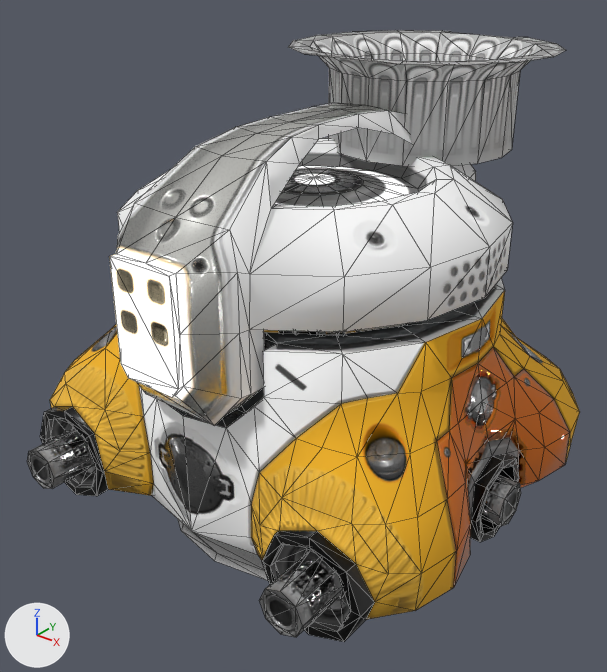
A saved change to the glTF model startup/pkg/vaststars.resources/glbs/chemical-plant-1/chemical-plant-1.gltf.
One viewpoint serves both versions: a 50 mm lens placed at (31.0, -39.8, 35.1), pointed at (-0.9, 0.1, 10.4). Arrows for +X, +Y and +Z are at lower left; the lights stay in place. Mesh edges are drawn as thin lines. Vertices at the same position are counted once.
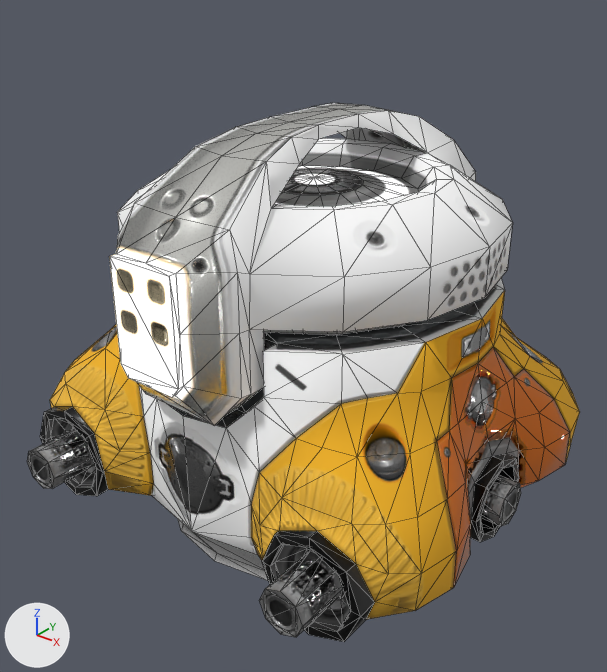
Boxes (x1, y1, x2, y2) around the edits, measured in the pictures (607 x 672 px):
'Cylinder.002', mesh moved
    before: (288, 30, 565, 166)
    after: (264, 323, 407, 335)

The change, as a diff of the scene's bpy script:
```diff
--- a/startup/pkg/vaststars.resources/glbs/chemical-plant-1/chemical-plant-1.gltf.py
+++ b/startup/pkg/vaststars.resources/glbs/chemical-plant-1/chemical-plant-1.gltf.py
@@ me_cylinder_002 @@
 me_cylinder_002.from_pydata(...)  # 68 vertices, 114 faces; spans x -9.2..9.2, y -8.5..8.5, z 6.4..13.0
 # used by ob_cylinder_002; location = (0.0, 11.99, 14.92)
+# me_cylinder_002 part 1: the whole mesh is moved by (0.0, -12.0, -14.9)
 me_cylinder_002.materials.append(mat_material_001)
```
